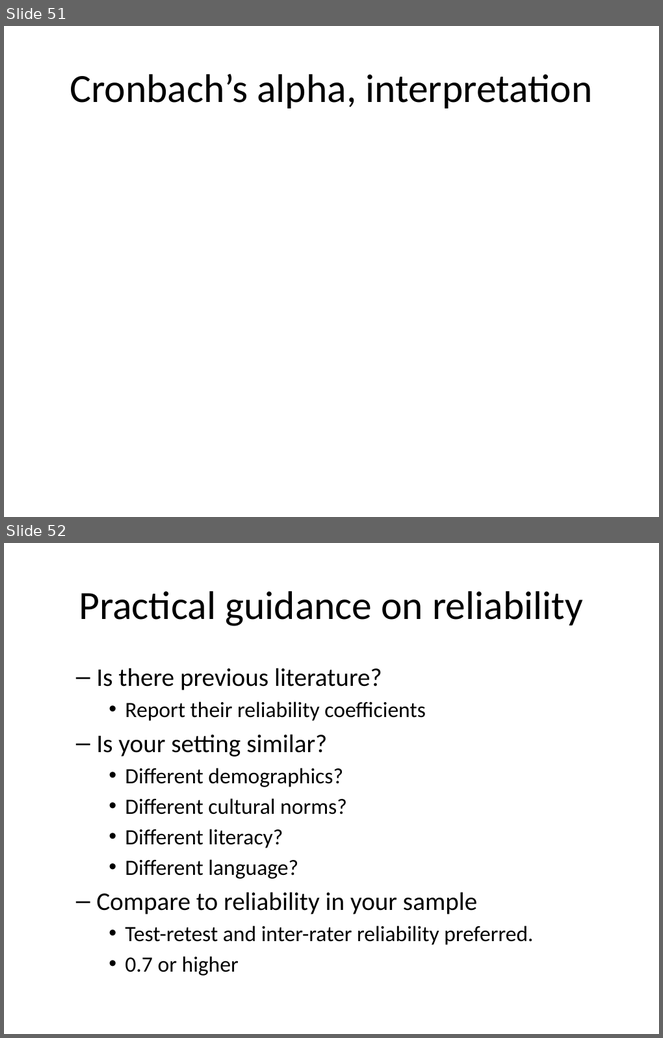
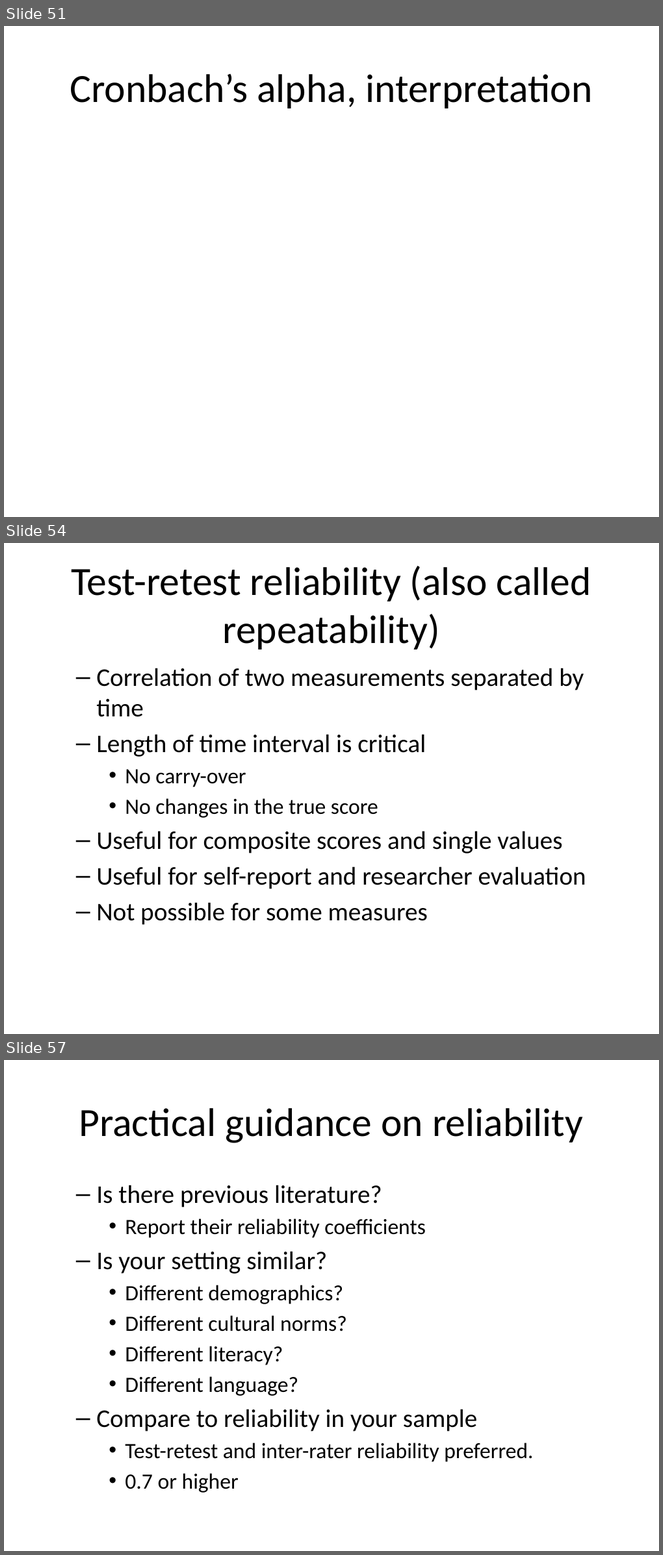
Before and after one commit to pmean/classes, a slide deck: clinical-research-methodology/results/video09-slides-and-speaker-notes.pptx. Shown one above the other, each under a label of ours: slides 51 and 52 before the commit, slides 51, 54 and 57 after it; the slides between them are not shown. The pictures are 663x1038 and 663x1555 pixels, drawn with LibreOffice and Linux fonts; fonts in the diff are those of the drawing. Boxes give left, top, right and bottom in pixels: in the first picture for what was removed or moved away, otherwise in the second. Text is boxed around its words. In the diff, an @@ line names an element or a change of style, - is before the commit and + after.

```diff
--- a/clinical-research-methodology/results/video09-slides-and-speaker-notes.pptx
+++ b/clinical-research-methodology/results/video09-slides-and-speaker-notes.pptx
@@ slide 54 added at [4, 543, 659, 1034], background #FFFFFF @@
@@ title added at [71, 566, 591, 650], 44 pt, text #000000 @@
+Test-retest reliability (also called repeatability)
@@ text added at [96, 668, 586, 925], 28 pt, text #000000 @@
+  – Correlation of two measurements separated by time
+  – Length of time interval is critical
+    • No carry-over
+    • No changes in the true score
+  – Useful for composite scores and single values
+  – Useful for self-report and researcher evaluation
+  – Not possible for some measures
@@ what was slide 52 is now slide 57 @@
```
Also in this commit, not shown: 3 slides changed, 4 other slides added, 9 other files.
